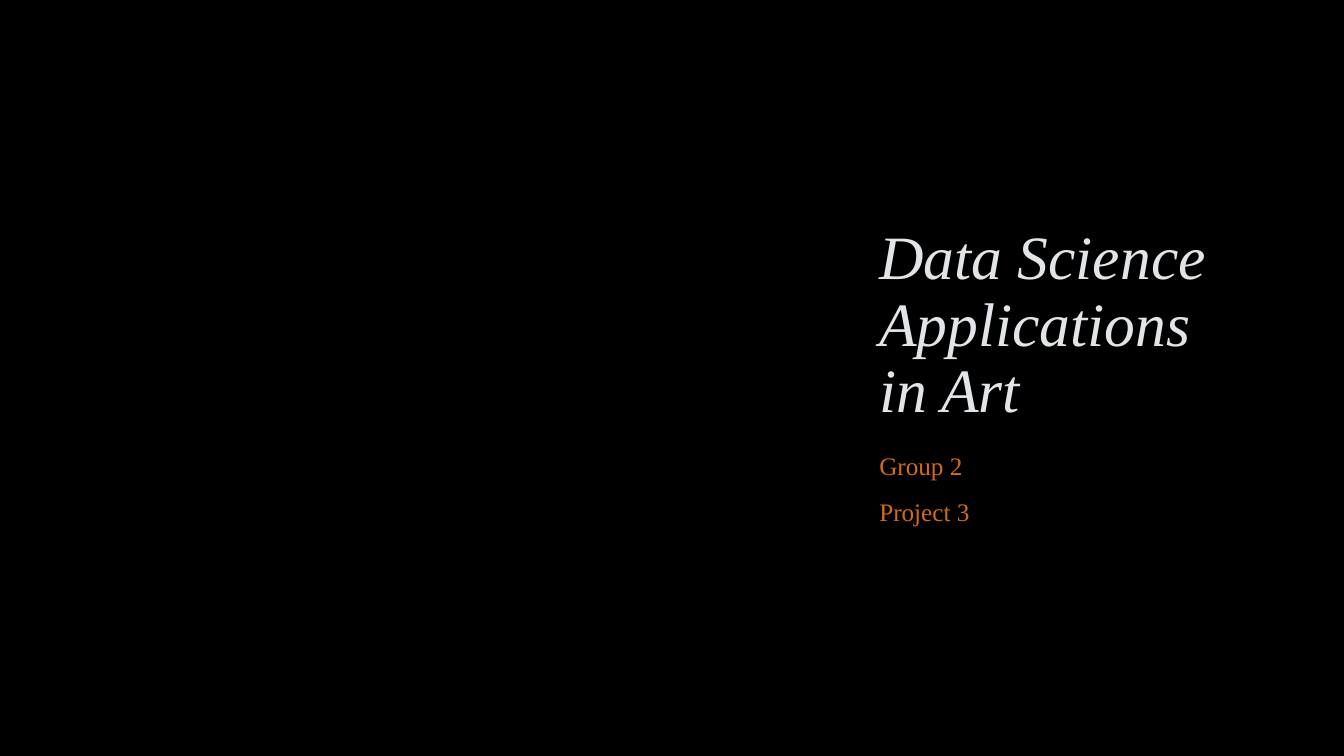
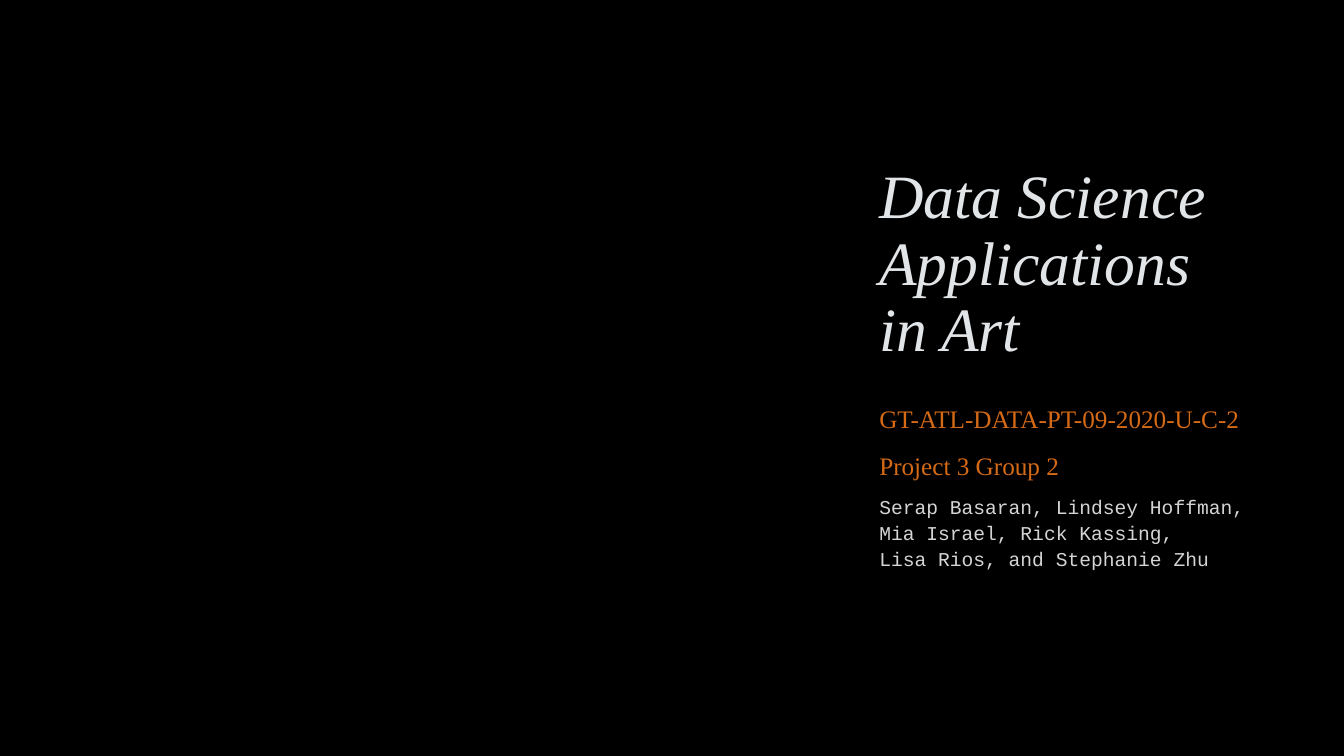
Before and after one commit to zhulei23/Project-3-Group-2, a slide deck: slide 1 of Project3_Group2.pptx. Drawn at 1344x756 pixels with LibreOffice and Linux fonts; fonts in the diff are those of the drawing; background and template pictures are left out. Boxes give left, top, right and bottom in pixels: in the first picture for what was removed or moved away, otherwise in the second. Text is boxed around its words. In the diff, an @@ line names an element or a change of style, - is before the commit and + after.

Commit message:
.ppt updates

```diff
--- a/Project3_Group2.pptx
+++ b/Project3_Group2.pptx
@@ title "Data Science Applications in Art": place and size @@
-title "Data Science Applications in Art" at [879,238,1206,413]
+title "Data Science Applications in Art" at [879,177,1206,352]
@@ subtitle at [879,411,1244,570]: text changed; size 18 to 14 pt; font Times New Roman to Courier New; text colour #D56A17 to #D4D4D4 @@
-Group 2
-Project 3
+GT-ATL-DATA-PT-09-2020-U-C-2
+Project 3 Group 2
+Serap Basaran, Lindsey Hoffman, Mia Israel, Rick Kassing, Lisa Rios, and Stephanie Zhu
```
